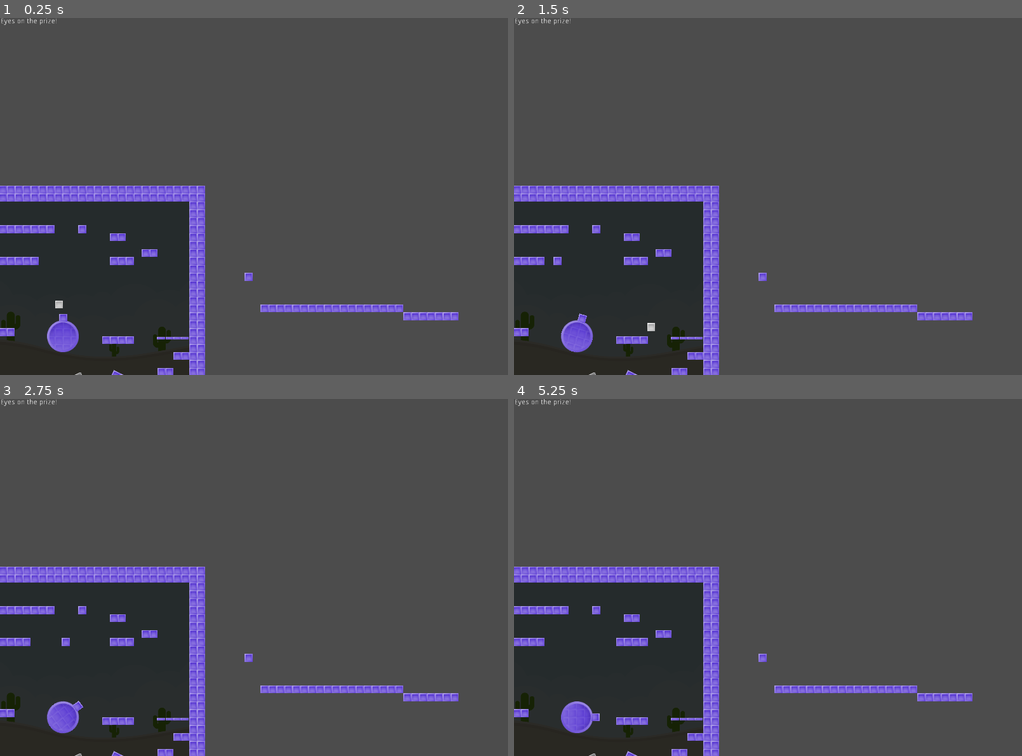
Above: before the commit, frames 1-4 (two rows, left to right).
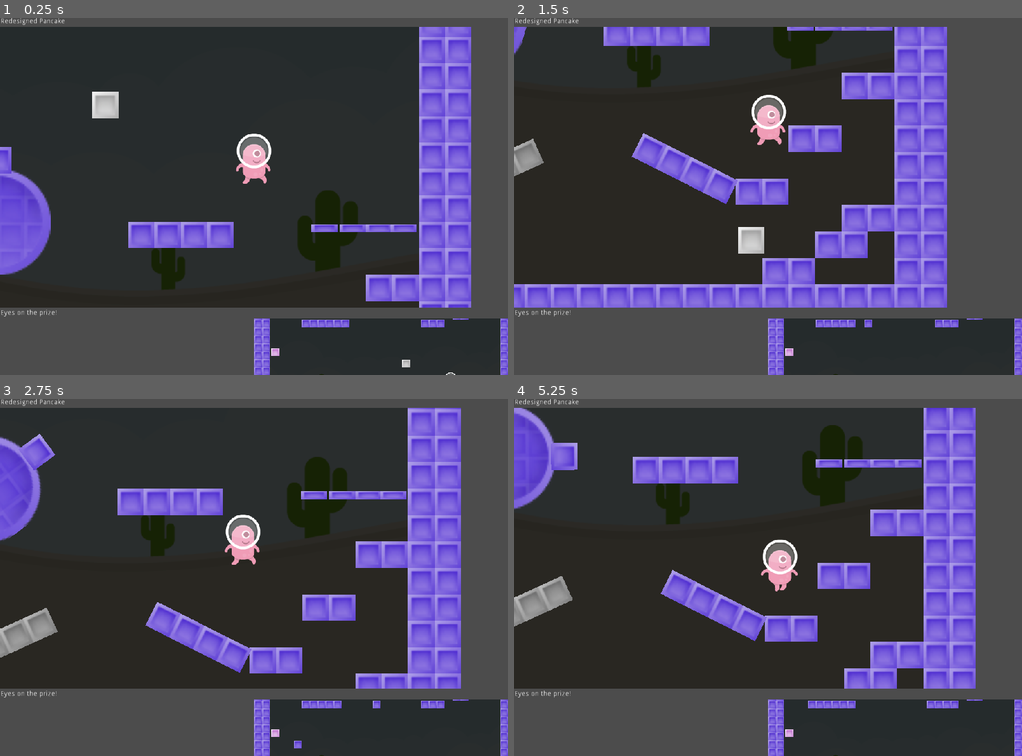
Above: after the commit, the same moments.

Repository: Northburns/redesigned-pancake
Game: Godot game, scene res://ui_spike/main_ui.tscn
The game is run twice, just before and just after one commit, with the same random seed, the same clock (stepped at 60 frames per second) and the same inputs. Before the commit the project starts from res://work_this/work_this.tscn.
Inputs:
- Up to frame 1 (0.25 s): no input
- Up to frame 2 (1.5 s): hold Space (jump) 0.53-1.28 s; hold Right (move_right) from 0.53 s (still down); tap Space (jump) at 1.35 s
- Up to frame 3 (2.75 s): tap Space (jump) at 1.52, 1.82 s; release Right (move_right) at 2.03 s; hold Left (move_left) from 2.03 s (still down); hold Space (jump) from 2.03 s (still down)
- Up to frame 4 (5.25 s): release Left (move_left) at 2.78 s; release Space (jump) at 2.78 s; hold Right (move_right) 2.78-4.28 s; tap Space (jump) at 2.85, 3.02, 3.32, 4.35, 4.52, 4.82 s; hold Space (jump) 3.53-4.28 s; hold Left (move_left) 4.28-5.03 s; hold Right (move_right) from 5.03 s (still down); hold Space (jump) from 5.03 s (still down)

The runs differ from the first frame. In frame 1, 81% of the frame differs, in the area x 0-100%, y 0-100%; in frame 2, 75%; in frame 3, 78%; in frame 4, 78%.

Commit message:
alien protagonist - placeholder

Diff:
--- a/alien/alien.tscn
+++ b/alien/alien.tscn
@@ -1,6 +1,78 @@
-[gd_scene load_steps=3 format=2]
+[gd_scene load_steps=9 format=2]
 
-[ext_resource path="res://placeholder_art/kenney_platformer/Players/Variable sizes/Pink/alienPink_front.png" type="Texture" id=1]
+[ext_resource path="res://placeholder_art/kenney_platformer/Players/128x256/Pink/alienPink_jump.png" type="Texture" id=1]
+[ext_resource path="res://placeholder_art/kenney_platformer/Players/128x256/Pink/alienPink_stand.png" type="Texture" id=2]
+[ext_resource path="res://placeholder_art/kenney_platformer/Players/128x256/Pink/alienPink_walk1.png" type="Texture" id=3]
+[ext_resource path="res://placeholder_art/kenney_platformer/Players/128x256/Pink/alienPink_walk2.png" type="Texture" id=4]
+
+[sub_resource type="SpriteFrames" id=2]
+
+animations = [ {
+"frames": [ ExtResource( 1 ) ],
+"loop": true,
+"name": "jump",
+"speed": 5.0
+}, {
+"frames": [ ExtResource( 2 ) ],
+"loop": true,
+"name": "stand_r",
+"speed": 5.0
+}, {
+"frames": [ ExtResource( 3 ), ExtResource( 4 ) ],
+"loop": true,
+"name": "walk_r",
+"speed": 5.0
+} ]
+
+[sub_resource type="Animation" id=3]
+
+resource_name = "Standing still"
+length = 1.0
+loop = false
+step = 0.1
+tracks/0/type = "value"
+tracks/0/path = NodePath("AnimatedSprite:animation")
+tracks/0/interp = 1
+tracks/0/loop_wrap = true
+tracks/0/imported = false
+tracks/0/enabled = true
+tracks/0/keys = {
+"times": PoolRealArray( 0 ),
+"transitions": PoolRealArray( 1 ),
+"update": 1,
+"values": [ "stand_r" ]
+}
+
+[sub_resource type="Animation" id=4]
+
+resource_name = "Walk right"
+length = 1.0
+loop = true
+step = 0.1
+tracks/0/type = "value"
+tracks/0/path = NodePath("AnimatedSprite:animation")
+tracks/0/interp = 1
+tracks/0/loop_wrap = true
+tracks/0/imported = false
+tracks/0/enabled = true
+tracks/0/keys = {
+"times": PoolRealArray( 0 ),
+"transitions": PoolRealArray( 1 ),
+"update": 1,
+"values": [ "walk_r" ]
+}
+tracks/1/type = "value"
+tracks/1/path = NodePath("AnimatedSprite:scale")
+tracks/1/interp = 1
+tracks/1/loop_wrap = true
+tracks/1/imported = false
+tracks/1/enabled = true
+tracks/1/keys = {
+"times": PoolRealArray( 0, 0.5, 1 ),
+"transitions": PoolRealArray( 1, 1, 1 ),
+"update": 0,
+"values": [ Vector2( 1, 1 ), Vector2( 1, 0.6 ), Vector2( 1, 1 ) ]
+}
 
 [sub_resource type="RectangleShape2D" id=1]
 
@@ -8,7 +80,7 @@
 extents = Vector2( 60, 91.6221 )
 _sections_unfolded = [ "Resource" ]
 
-[node name="KinematicBody2D" type="KinematicBody2D"]
+[node name="KinematicBody2D" type="KinematicBody2D" index="0"]
 
 input_pickable = false
 collision_layer = 1
@@ -16,14 +88,54 @@
 collision/safe_margin = 0.08
 _sections_unfolded = [ "Collision", "Material", "Pause", "Pickable", "Transform", "Visibility", "Z Index", "collision" ]
 
-[node name="alienPink_front" type="Sprite" parent="." index="0"]
+[node name="AnimatedSprite" type="AnimatedSprite" parent="." index="0"]
 
-position = Vector2( 0.692947, -95.7007 )
-rotation = 0.144862
-texture = ExtResource( 1 )
+position = Vector2( -1.82874, -3.13443 )
+frames = SubResource( 2 )
+animation = "walk_r"
+frame = 1
+playing = true
+offset = Vector2( -0.392273, -127.697 )
 _sections_unfolded = [ "Transform" ]
 
-[node name="CollisionShape2D" type="CollisionShape2D" parent="." index="1"]
+[node name="AnimationPlayer" type="AnimationPlayer" parent="." index="1"]
+
+root_node = NodePath("..")
+autoplay = ""
+playback_process_mode = 1
+playback_default_blend_time = 0.0
+playback_speed = 1.0
+"anims/Standing still" = SubResource( 3 )
+"anims/Walk right" = SubResource( 4 )
+blend_times = [  ]
+
+[node name="CollisionShape2D" type="CollisionShape2D" parent="." index="2"]
 
 position = Vector2( -0.735107, -91.1514 )
 shape = SubResource( 1 )
+
+[node name="Camera2D" type="Camera2D" parent="." index="3"]
+
+anchor_mode = 1
+rotating = false
+current = true
+zoom = Vector2( 0.3, 0.3 )
+limit_left = -10000000
+limit_top = -10000000
+limit_right = 10000000
+limit_bottom = 10000000
+limit_smoothed = false
+drag_margin_h_enabled = false
+drag_margin_v_enabled = false
+smoothing_enabled = true
+smoothing_speed = 5.0
+offset_v = 0.0
+offset_h = 0.0
+drag_margin_left = 0.2
+drag_margin_top = 0.2
+drag_margin_right = 0.2
+drag_margin_bottom = 0.2
+editor_draw_screen = true
+editor_draw_limits = false
+editor_draw_drag_margin = false
+_sections_unfolded = [ "Smoothing" ]
--- a/builtin_sample/colworld.tscn
+++ b/builtin_sample/colworld.tscn
@@ -1,13 +1,15 @@
-[gd_scene load_steps=21 format=2]
+[gd_scene load_steps=23 format=2]
 
 [ext_resource path="res://builtin_sample/colworld.gd" type="Script" id=1]
 [ext_resource path="res://placeholder_art/kenney_platformer/Backgrounds/colored_desert.png" type="Texture" id=2]
 [ext_resource path="res://builtin_sample/obstacle.png" type="Texture" id=3]
 [ext_resource path="res://builtin_sample/player.tscn" type="PackedScene" id=4]
-[ext_resource path="res://builtin_sample/princess.png" type="Texture" id=5]
-[ext_resource path="res://builtin_sample/circle.png" type="Texture" id=6]
-[ext_resource path="res://materials_etc/greyscale_material.tres" type="Material" id=7]
-[ext_resource path="res://builtin_sample/long_obstacle.png" type="Texture" id=8]
+[ext_resource path="res://alien/alien.tscn" type="PackedScene" id=5]
+[ext_resource path="res://builtin_sample/player.gd" type="Script" id=6]
+[ext_resource path="res://builtin_sample/princess.png" type="Texture" id=7]
+[ext_resource path="res://builtin_sample/circle.png" type="Texture" id=8]
+[ext_resource path="res://materials_etc/greyscale_material.tres" type="Material" id=9]
+[ext_resource path="res://builtin_sample/long_obstacle.png" type="Texture" id=10]
 
 [sub_resource type="RectangleShape2D" id=1]
 
@@ -135,7 +137,7 @@
 custom_solver_bias = 0.0
 extents = Vector2( 32, 8 )
 
-[node name="colworld" type="Node2D" index="0"]
+[node name="colworld" type="Node2D"]
 
 script = ExtResource( 1 )
 
@@ -170,9 +172,15 @@
 
 [node name="player" parent="." index="2" instance=ExtResource( 4 )]
 
-position = Vector2( 233.06, 223.436 )
-
-[node name="moving_platform1" type="KinematicBody2D" parent="." index="3"]
+position = Vector2( 306.19, 216.788 )
+
+[node name="KinematicBody2D" parent="." index="3" instance=ExtResource( 5 )]
+
+position = Vector2( 396.472, 264.964 )
+scale = Vector2( 0.2, 0.2 )
+script = ExtResource( 6 )
+
+[node name="moving_platform1" type="KinematicBody2D" parent="." index="4"]
 
 position = Vector2( 274.142, 152 )
 input_pickable = false
@@ -198,7 +206,7 @@
 anims/leftright = SubResource( 4 )
 blend_times = [  ]
 
-[node name="moving_platform2" type="KinematicBody2D" parent="." index="4"]
+[node name="moving_platform2" type="KinematicBody2D" parent="." index="5"]
 
 position = Vector2( 88.3493, 284.689 )
 input_pickable = false
@@ -225,7 +233,7 @@
 anims/updown = SubResource( 6 )
 blend_times = [  ]
 
-[node name="princess" type="Area2D" parent="." index="5"]
+[node name="princess" type="Area2D" parent="." index="6"]
 
 position = Vector2( 39.9846, 210.466 )
 input_pickable = true
@@ -246,9 +254,9 @@
 [node name="Sprite" type="Sprite" parent="princess" index="1"]
 
 position = Vector2( 1.89215, -0.0552826 )
-texture = ExtResource( 5 )
-
-[node name="youwin" type="Label" parent="." index="6"]
+texture = ExtResource( 7 )
+
+[node name="youwin" type="Label" parent="." index="7"]
 
 visible = false
 anchor_left = 0.0
@@ -272,7 +280,7 @@
 lines_skipped = 0
 max_lines_visible = -1
 
-[node name="oneway1" type="KinematicBody2D" parent="." index="7"]
+[node name="oneway1" type="KinematicBody2D" parent="." index="8"]
 
 position = Vector2( 439, 308 )
 input_pickable = false
@@ -290,7 +298,7 @@
 shape = SubResource( 8 )
 one_way_collision = true
 
-[node name="oneway2" type="KinematicBody2D" parent="." index="8"]
+[node name="oneway2" type="KinematicBody2D" parent="." index="9"]
 
 position = Vector2( 456, 308 )
 input_pickable = false
@@ -308,7 +316,7 @@
 shape = SubResource( 8 )
 one_way_collision = true
 
-[node name="oneway3" type="KinematicBody2D" parent="." index="9"]
+[node name="oneway3" type="KinematicBody2D" parent="." index="10"]
 
 position = Vector2( 472, 308 )
 input_pickable = false
@@ -326,7 +334,7 @@
 shape = SubResource( 8 )
 one_way_collision = true
 
-[node name="oneway4" type="KinematicBody2D" parent="." index="10"]
+[node name="oneway4" type="KinematicBody2D" parent="." index="11"]
 
 position = Vector2( 487, 308 )
 input_pickable = false
@@ -344,7 +352,7 @@
 shape = SubResource( 8 )
 one_way_collision = true
 
-[node name="circle" type="KinematicBody2D" parent="." index="11"]
+[node name="circle" type="KinematicBody2D" parent="." index="12"]
 
 position = Vector2( 241.169, 304.126 )
 input_pickable = false
@@ -380,7 +388,7 @@
 position = Vector2( 0, -37.4108 )
 texture = ExtResource( 3 )
 
-[node name="platform" type="StaticBody2D" parent="." index="12"]
+[node name="platform" type="StaticBody2D" parent="." index="13"]
 
 position = Vector2( 251.44, 396.557 )
 rotation = -0.428054
@@ -394,17 +402,17 @@
 
 [node name="sprite" type="Sprite" parent="platform" index="0"]
 
-material = ExtResource( 7 )
-texture = ExtResource( 8 )
+material = ExtResource( 9 )
+texture = ExtResource( 10 )
 _sections_unfolded = [ "Material" ]
 
 [node name="CollisionShape2D" type="CollisionShape2D" parent="platform" index="1"]
 
 shape = SubResource( 12 )
 
-[node name="platform1" type="StaticBody2D" parent="." index="13"]
-
-material = ExtResource( 7 )
+[node name="platform1" type="StaticBody2D" parent="." index="14"]
+
+material = ExtResource( 9 )
 position = Vector2( 369.116, 394.016 )
 rotation = 0.465931
 input_pickable = false
--- a/project.godot
+++ b/project.godot
@@ -11,7 +11,7 @@
 [application]
 
 config/name="Redesigned Pancake"
-run/main_scene="res://work_this/work_this.tscn"
+run/main_scene="res://ui_spike/main_ui.tscn"
 config/icon="res://icon.png"
 
 [autoload]
--- a/ui_spike/main_ui.tscn
+++ b/ui_spike/main_ui.tscn
@@ -4,7 +4,7 @@
 [ext_resource path="res://builtin_sample/colworld.tscn" type="PackedScene" id=2]
 [ext_resource path="res://ui_spike/Camera2D.gd" type="Script" id=3]
 
-[node name="MarginContainer" type="MarginContainer" index="0"]
+[node name="MarginContainer" type="MarginContainer"]
 
 anchor_left = 0.0
 anchor_top = 0.0
@@ -101,7 +101,32 @@
 shadow_atlas_quad_2 = 3
 shadow_atlas_quad_3 = 4
 
-[node name="colworld" parent="VBoxContainer/VpCont_Main/Viewport" index="0" instance=ExtResource( 2 )]
+[node name="Camera2D" type="Camera2D" parent="VBoxContainer/VpCont_Main/Viewport" index="0"]
+
+anchor_mode = 1
+rotating = false
+current = true
+zoom = Vector2( 1, 1 )
+limit_left = -10000000
+limit_top = -10000000
+limit_right = 10000000
+limit_bottom = 10000000
+limit_smoothed = false
+drag_margin_h_enabled = true
+drag_margin_v_enabled = true
+smoothing_enabled = false
+smoothing_speed = 5.0
+offset_v = 0.0
+offset_h = 0.0
+drag_margin_left = 0.2
+drag_margin_top = 0.2
+drag_margin_right = 0.2
+drag_margin_bottom = 0.2
+editor_draw_screen = true
+editor_draw_limits = false
+editor_draw_drag_margin = false
+
+[node name="colworld" parent="VBoxContainer/VpCont_Main/Viewport" index="1" instance=ExtResource( 2 )]
 
 [node name="Label2" type="Label" parent="VBoxContainer" index="2"]
 
--- a/work_this/work_this.tscn
+++ b/work_this/work_this.tscn
@@ -55,7 +55,7 @@
 anchor_top = 0.0
 anchor_right = 0.0
 anchor_bottom = 0.0
-margin_right = 800.0
+margin_right = 1024.0
 margin_bottom = 14.0
 rect_pivot_offset = Vector2( 0, 0 )
 rect_clip_content = false
Not shown: 2 places in builtin_sample/colworld.tscn that only renumber resources
